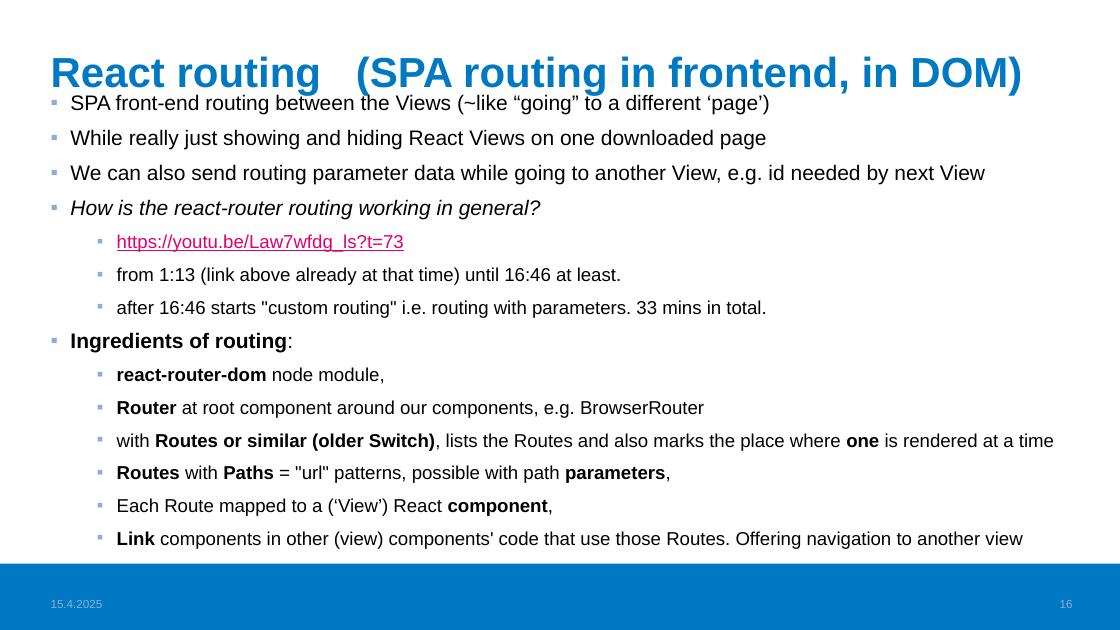
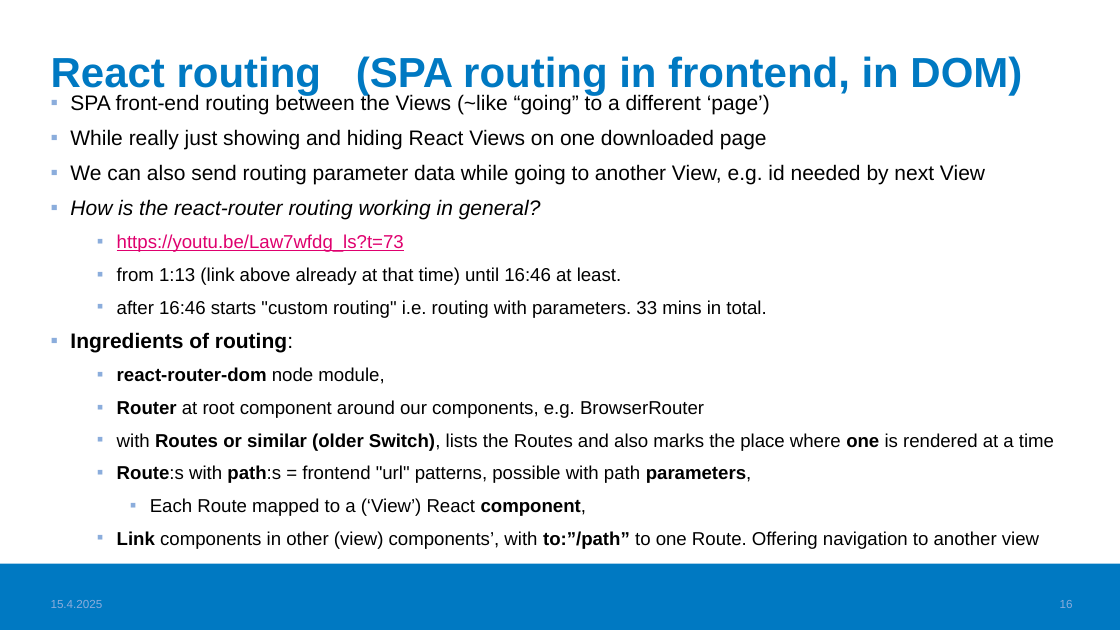
Before and after one commit to valju/docs_frontend_design, a slide deck: slide 16 of FrontendStuff_ForExam.pptx. Drawn at 1120x630 pixels with LibreOffice and Linux fonts; fonts in the diff are those of the drawing; background and template pictures are left out. Boxes give left, top, right and bottom in pixels: in the first picture for what was removed or moved away, otherwise in the second. Text is boxed around its words. In the diff, an @@ line names an element or a change of style, - is before the commit and + after.

Commit message:
Upd frontend exam materials

```diff
--- a/FrontendStuff_ForExam.pptx
+++ b/FrontendStuff_ForExam.pptx
@@ text at (117,465,752,483): text changed @@
-  ▪ Routes with Paths = "url" patterns, possible with path parameters,
+  ▪ Route:s with path:s = frontend "url" patterns, possible with path parameters,
@@ text at (150,498,587,516): list level 2 to 3 in "Each Route mapped to a ..." @@
@@ text at (117,531,1039,549): text changed @@
-  ▪ Link components in other (view) components' code that use those Routes. Offering navigation to another view
+  ▪ Link components in other (view) components’, with to:”/path” to one Route. Offering navigation to another view
```
Also in this commit, not shown: 3 other slides changed.
